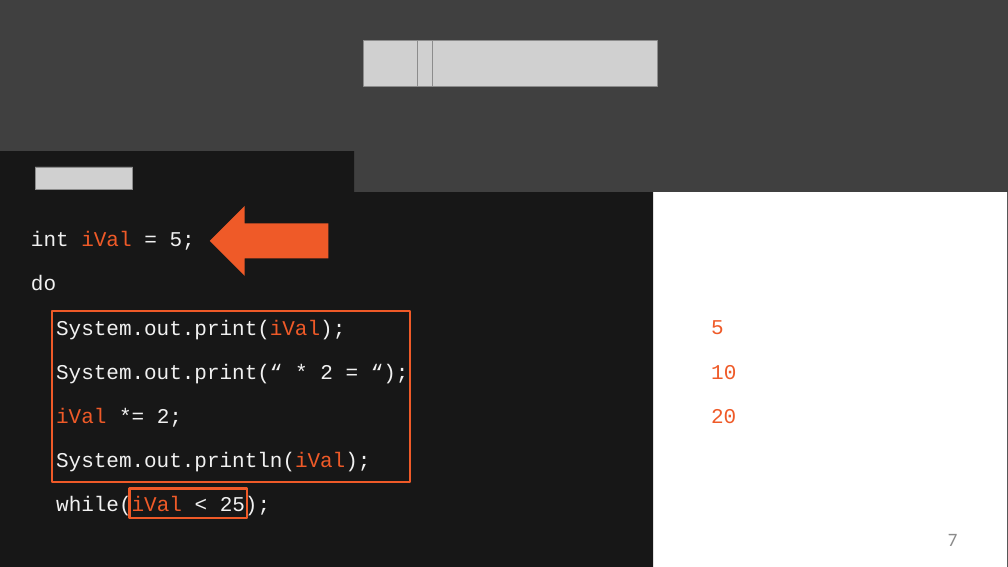
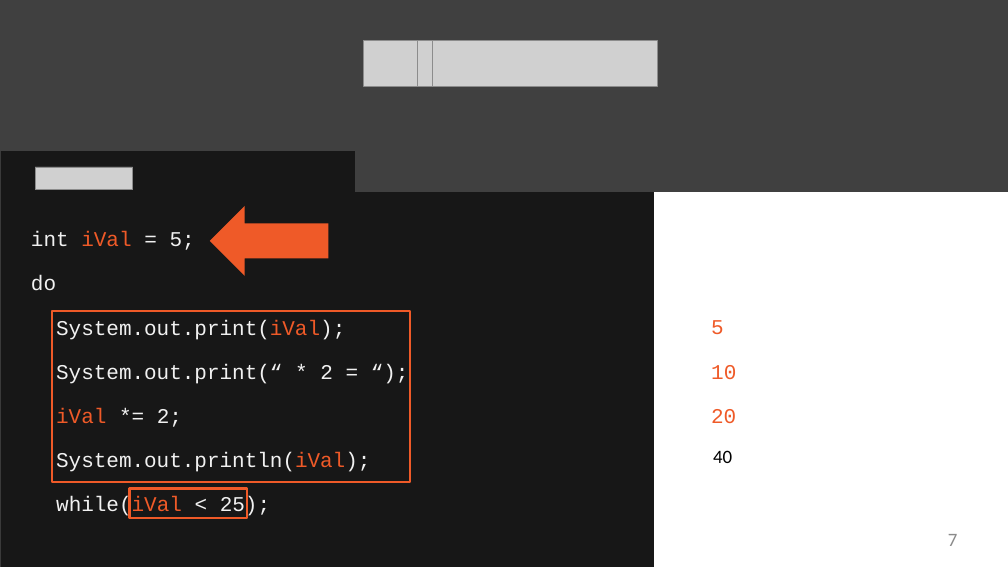
Before and after one commit to StevenJoseph19/Core-Java, a slide deck: slide 7 of Slides/5. Looping and Arrays/looping-and-arrays-slides.pptx. Drawn at 1008x567 pixels with LibreOffice and Linux fonts; fonts in the diff are those of the drawing; grey boxes stand for pictures. Boxes give left, top, right and bottom in pixels: in the first picture for what was removed or moved away, otherwise in the second. Text is boxed around its words. In the diff, an @@ line names an element or a change of style, - is before the commit and + after.

```diff
--- a/Slides/5. Looping and Arrays/looping-and-arrays-slides.pptx
+++ b/Slides/5. Looping and Arrays/looping-and-arrays-slides.pptx
@@ freeform shape at (1, 151, 654, 567): outline redrawn @@
@@ freeform shape at (654, 192, 1008, 567): outline redrawn @@
@@ text added at (713, 450, 732, 463), 18 pt, text #000000 @@
+40
```
Also in this commit, not shown: 6 other files.
